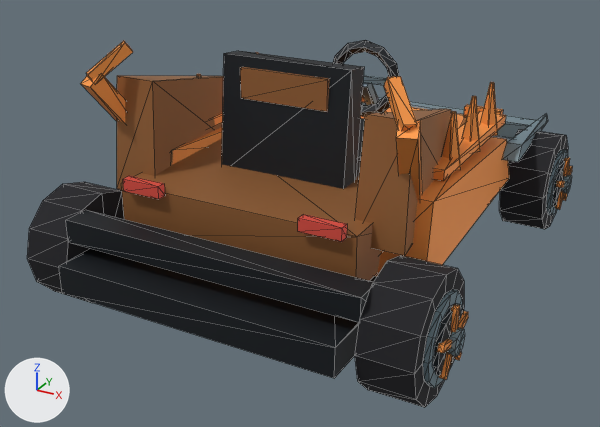
The glTF model DLC/NarutoShippuden/assets/kart/naruto-shippuden/sasuke-rinnegan/kart.glb, before and after one commit.
One viewpoint serves both versions: a 50 mm camera at (2.03, -4.07, 2.26) aimed at (-0.11, -0.17, 0.31). Arrows for +X, +Y and +Z are at lower left; the lights stay in place. The picture after the commit comes second. Mesh edges are drawn as thin lines. Where no turn or scale is listed for an object, it has been applied to the vertices. Vertices at exactly the same position are counted once.

The first picture shows 'chassis', 'wheel-front-right', 'wheel-rear-left', 'wheel-rear-right'.
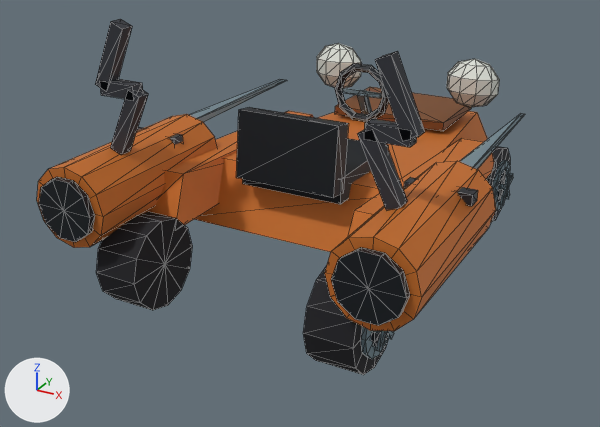
The change, as a diff of the scene's bpy script:
```diff
--- a/DLC/NarutoShippuden/assets/kart/naruto-shippuden/sasuke-rinnegan/kart.glb.py
+++ b/DLC/NarutoShippuden/assets/kart/naruto-shippuden/sasuke-rinnegan/kart.glb.py
@@ me_wheel_rear_left @@
-me_wheel_rear_left.from_pydata(...)  # 132 vertices, 228 faces; spans x -0.221..0.135, y -0.31..0.31, z -0.31..0.31
+me_wheel_rear_left.from_pydata(...)  # 113 vertices, 196 faces; spans x -0.183..0.125, y -0.25..0.25, z -0.25..0.25
+# me_wheel_rear_left part 1: the loose piece of 26 vertices spanning x -0.135..0.135, y -0.31..0.31, z -0.31..0.31 is rebuilt with 51 vertices and now spans x -0.149..0.125, y -0.25..0.25, z -0.25..0.25
+# other edits to the shape of me_wheel_rear_left do not show in these pictures
 me_wheel_rear_left.materials.append(mat_wheel_vertex_colours)
@@ me_wheel_front_right @@
-me_wheel_front_right.from_pydata(...)  # 132 vertices, 228 faces; spans x -0.135..0.221, y -0.31..0.31, z -0.31..0.31
+me_wheel_front_right.from_pydata(...)  # 113 vertices, 196 faces; spans x -0.125..0.183, y -0.25..0.25, z -0.25..0.25
+# me_wheel_front_right part 2: a new loose piece, a 10-sided cylinder along x spanning x 0.141..0.166, y -0.107..0.107, z -0.112..0.113, in mat_wheel_vertex_colours
+# me_wheel_front_right part 3: a new loose piece, a box spanning x 0.157..0.183, y -0.015..0.015, z 0.0..0.125, in mat_wheel_vertex_colours
+# me_wheel_front_right part 4: the loose piece of 26 vertices spanning x -0.135..0.135, y -0.31..0.31, z -0.31..0.31 is rebuilt with 51 vertices and now spans x -0.125..0.149, y -0.25..0.25, z -0.25..0.25
+# me_wheel_front_right part 5: 106 vertices removed from x 0.134..0.221, y -0.217..0.217, z -0.217..0.217; 32 vertices added at x 0.157..0.183, y -0.124..0.124, z -0.11..0.053
 me_wheel_front_right.materials.append(mat_wheel_vertex_colours)
@@ me_wheel_rear_right @@
-me_wheel_rear_right.from_pydata(...)  # 132 vertices, 228 faces; spans x -0.135..0.221, y -0.31..0.31, z -0.31..0.31
+me_wheel_rear_right.from_pydata(...)  # 113 vertices, 196 faces; spans x -0.125..0.183, y -0.25..0.25, z -0.25..0.25
+# me_wheel_rear_right part 6: a new loose piece, a 10-sided cylinder along x spanning x 0.141..0.166, y -0.107..0.107, z -0.112..0.113, in mat_wheel_vertex_colours
+# me_wheel_rear_right part 7: the loose piece of 26 vertices spanning x -0.135..0.135, y -0.31..0.31, z -0.31..0.31 is rebuilt with 51 vertices and now spans x -0.125..0.149, y -0.25..0.25, z -0.25..0.25
+# me_wheel_rear_right part 8: 106 vertices removed from x 0.134..0.221, y -0.217..0.217, z -0.217..0.217; 32 vertices added at x 0.157..0.183, y -0.124..0.124, z -0.11..0.053
+# other edits to the shape of me_wheel_rear_right do not show in these pictures
 me_wheel_rear_right.materials.append(mat_wheel_vertex_colours)
@@ ob_chassis @@
-ob_chassis = bpy.data.objects.new('chassis', me_chassis)
@@ ob_wheel_rear_left @@
 ob_wheel_rear_left = bpy.data.objects.new('wheel-rear-left', me_wheel_rear_left)
-ob_wheel_rear_left.location = (-0.94, -1.055, 0.31)
+ob_wheel_rear_left.location = (-0.61, -0.98, 0.25)
@@ ob_wheel_front_right @@
 ob_wheel_front_right = bpy.data.objects.new('wheel-front-right', me_wheel_front_right)
-ob_wheel_front_right.location = (0.94, 1.055, 0.31)
+ob_wheel_front_right.location = (0.61, 0.98, 0.25)
@@ ob_wheel_rear_right @@
 ob_wheel_rear_right = bpy.data.objects.new('wheel-rear-right', me_wheel_rear_right)
-ob_wheel_rear_right.location = (0.94, -1.055, 0.31)
+ob_wheel_rear_right.location = (0.61, -0.98, 0.25)
@@ ob_identity_speeder_motif_electric @@
+ob_identity_speeder_motif_electric = bpy.data.objects.new('identity-speeder-motif-electric', me_identity_speeder_motif_electric)  # 48 vertices, 72 faces; spans x -0.87..0.87, y -0.95..-0.87, z 0.8..1.49
+ob_identity_speeder_motif_electric.location = (0.0, 0.0, 0.0)
@@ ob_identity_speeder_motif_eyes @@
+ob_identity_speeder_motif_eyes = bpy.data.objects.new('identity-speeder-motif-eyes', me_identity_speeder_motif_eyes)  # an icosphere of 80 faces spanning x -0.651..-0.309, y 0.96..1.14, z 0.72..1.04; a UV sphere (8 segments, 4 rings, poles along z) spanning x -0.545..-0.415, y 1.105..1.175, z 0.795..0.965; an icosphere of 80 faces spanning x 0.309..0.651, y 0.96..1.14, z 0.72..1.04; a UV sphere (8 segments, 4 rings, poles along z) spanning x 0.415..0.545, y 1.105..1.175, z 0.795..0.965
+ob_identity_speeder_motif_eyes.location = (0.0, 0.0, 0.0)
@@ ob_identity_speeder_motif_swords @@
+ob_identity_speeder_motif_swords = bpy.data.objects.new('identity-speeder-motif-swords', me_identity_speeder_motif_swords)  # 48 vertices, 72 faces; spans x -1.02..1.02, y -0.91..0.98, z 0.74..0.8
+ob_identity_speeder_motif_swords.location = (0.0, 0.0, 0.0)
@@ ob_identity_speeder_driver_cockpit @@
+ob_identity_speeder_driver_cockpit = bpy.data.objects.new('identity-speeder-driver-cockpit', me_identity_speeder_driver_cockpit)  # 80 vertices, 140 faces; spans x -0.3..0.3, y -0.557..0.679, z 0.459..1.086
+ob_identity_speeder_driver_cockpit.location = (0.0, 0.0, 0.0)
@@ ob_identity_speeder_speeder_long_cowl_and_stern_turbines @@
+ob_identity_speeder_speeder_long_cowl_and_stern_turbines = bpy.data.objects.new('identity-speeder-speeder-long-cowl-and-stern-turbines', me_identity_speeder_speeder_long_cowl_and_stern_turbines)  # 128 vertices, 224 faces; spans x -1.05..1.05, y -1.31..1.67, z 0.29..0.83
+ob_identity_speeder_speeder_long_cowl_and_stern_turbines.location = (0.0, 0.0, 0.0)
```

Boxes [x1, y1, x2, y2] around the edits, measured in the pictures (600 x 427 px):
'chassis', deleted
    before: [59, 40, 548, 378]
'identity-speeder-speeder-long-cowl-and-stern-turbines', added (brown)
    after: [37, 87, 496, 331]
'wheel-rear-right', reshaped, moved
    before: [355, 255, 468, 408]
    after: [303, 267, 394, 375]
'wheel-rear-left', reshaped, moved
    before: [27, 182, 124, 303]
    after: [96, 212, 192, 310]
'identity-speeder-driver-cockpit', added
    after: [236, 63, 389, 204]
'identity-speeder-motif-electric', added
    after: [95, 19, 425, 210]
'wheel-front-right', reshaped, moved
    before: [499, 129, 573, 229]
    after: [486, 147, 513, 222]
'identity-speeder-motif-eyes', added
    after: [317, 43, 499, 107]
'identity-speeder-motif-swords', added
    after: [137, 79, 525, 206]
part 2 of me_wheel_front_right, added
    after: [497, 170, 510, 202]
part 3 of me_wheel_front_right, added
    after: [505, 167, 510, 187]
part 4 of me_wheel_front_right, rebuilt
    before: [499, 129, 568, 229]
    after: [486, 147, 510, 222]
part 5 of me_wheel_front_right, cut back
    before: [546, 149, 573, 216]
    after: [499, 173, 513, 205]
part 6 of me_wheel_rear_right, added (mostly hidden)
    after: [371, 332, 388, 347]
part 7 of me_wheel_rear_right, rebuilt
    before: [355, 255, 464, 408]
    after: [303, 267, 388, 375]
part 8 of me_wheel_rear_right, cut back
    before: [423, 289, 468, 388]
    after: [372, 331, 394, 352]
